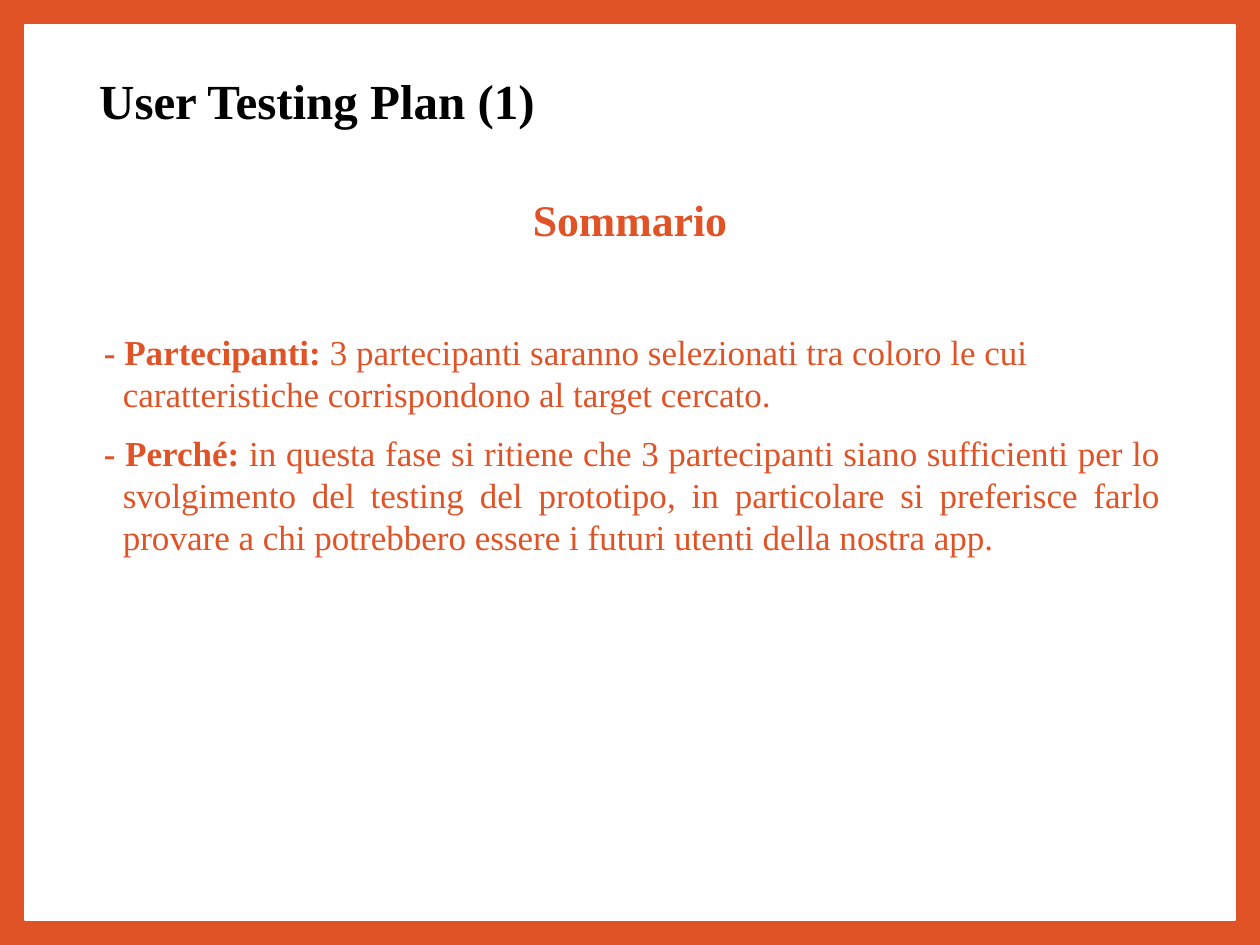
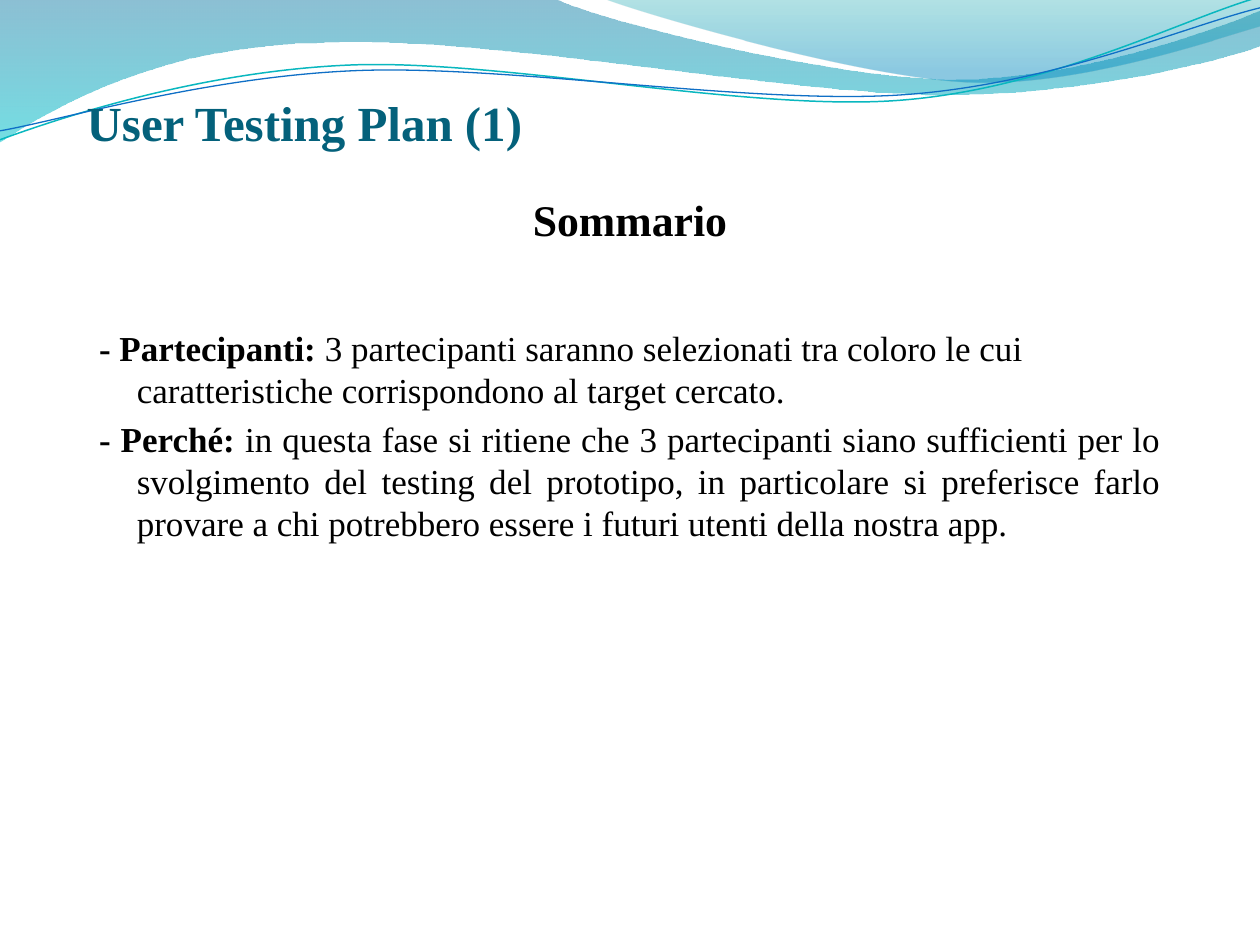
Before and after one commit to giusmastro91/Cognitive-systems, a slide deck: slide 8 of Prova_6/Leone_Mastrosimone_PresentazioneProgetto.pptx. Drawn at 1260x945 pixels with LibreOffice and Linux fonts; fonts in the diff are those of the drawing; background and template pictures are left out. Boxes give left, top, right and bottom in pixels: in the first picture for what was removed or moved away, otherwise in the second. Text is boxed around its words. In the diff, an @@ line names an element or a change of style, - is before the commit and + after.

```diff
--- a/Prova_6/Leone_Mastrosimone_PresentazioneProgetto.pptx
+++ b/Prova_6/Leone_Mastrosimone_PresentazioneProgetto.pptx
@@ background #DF5327 to picture (left out) @@
@@ freeform shape added at [0, 0, 1260, 142], fill gradient #0074A1 to #00C6CF @@
@@ freeform shape added at [0, 0, 1260, 147], outline #0AB8BF 0.85 pt @@
@@ freeform shape added at [0, 8, 1260, 141], outline #0F6FC6 0.75 pt @@
@@ rectangle removed at [25, 25, 1235, 920] @@
@@ freeform shape added at [604, 0, 1260, 87], fill gradient #00A1A9 to #008BBF @@
@@ title "User Testing Plan (1)" at [87, 103, 522, 151]: text colour #000000 to #04617B; line spacing 0.9 to 1; vertical alignment middle to bottom @@
@@ text "Sommario" at [119, 205, 1160, 543]: text colour #DF5327 to #000000; less space between paragraphs; indent changed @@
```
Also in this commit, not shown: 38 other slides changed.
